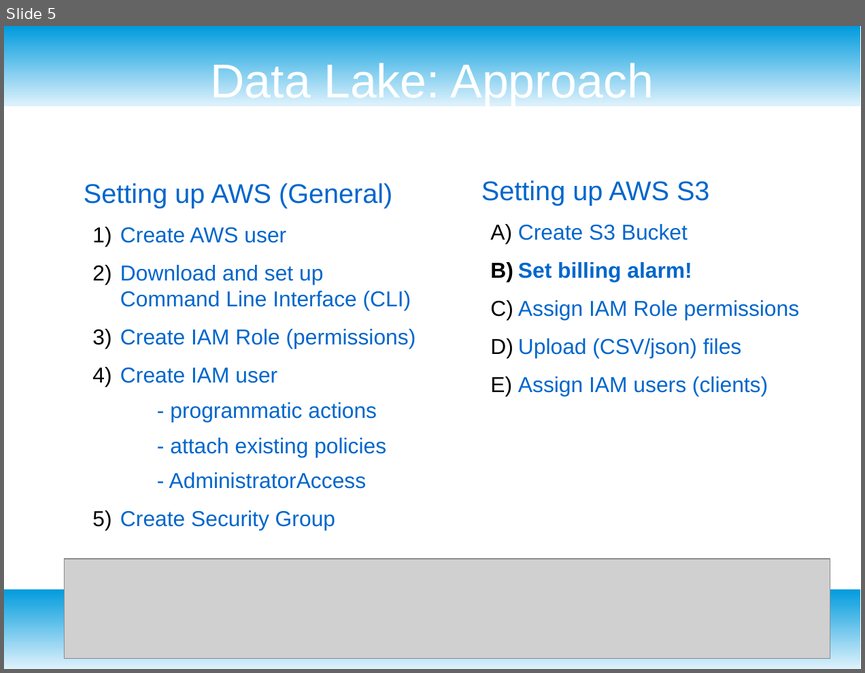
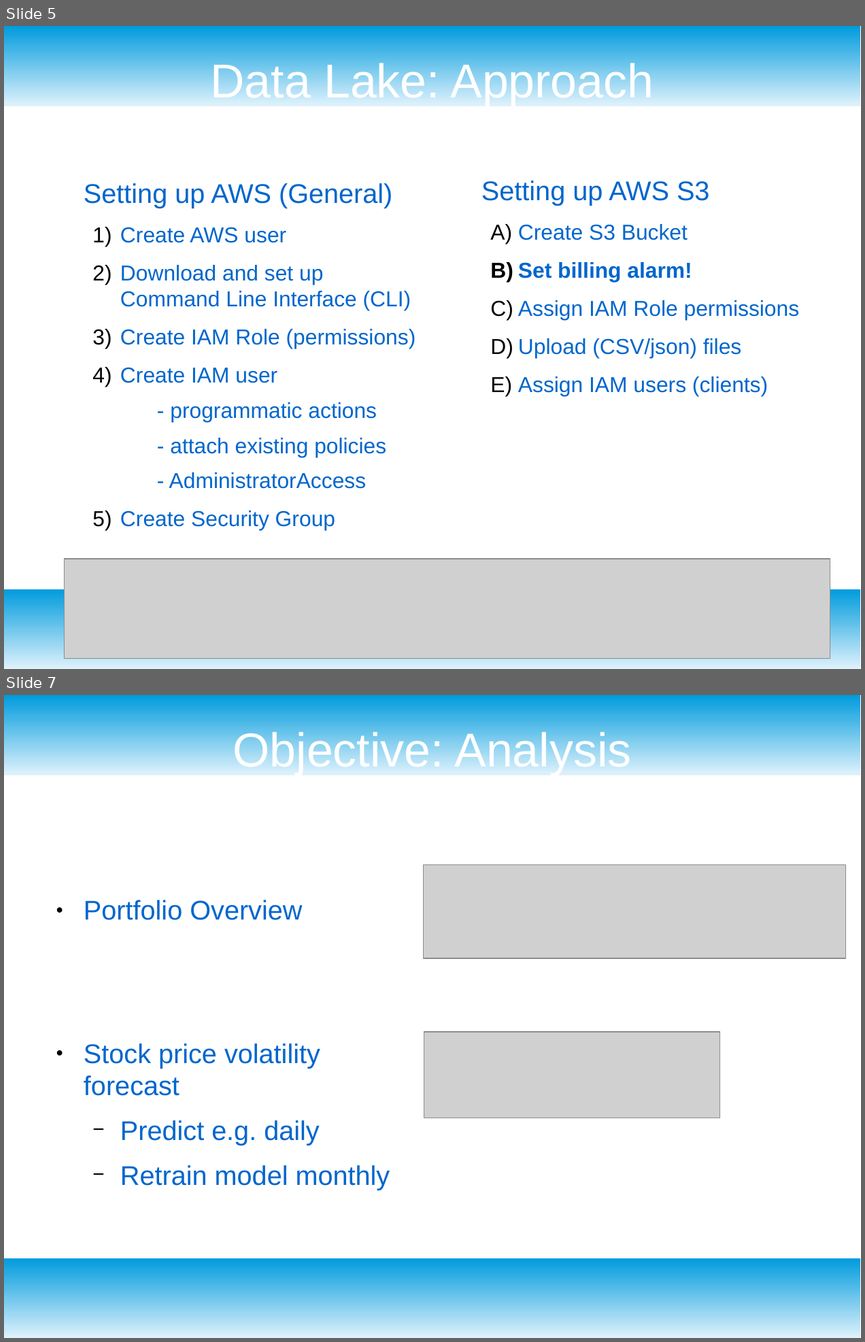
Before and after one commit to MartinBA741/finance_etl, a slide deck: presentation.odp. Shown one above the other, each under a label of ours: slide 5 before the commit, slides 5 and 7 after it; the slides between them are not shown. The pictures are 865x673 and 865x1342 pixels, drawn with LibreOffice and Linux fonts; fonts in the diff are those of the drawing; grey boxes stand for pictures. Boxes give left, top, right and bottom in pixels: in the first picture for what was removed or moved away, otherwise in the second. Text is boxed around its words. In the diff, an @@ line names an element or a change of style, - is before the commit and + after.

```diff
--- a/presentation.odp
+++ b/presentation.odp
@@ slide 7 added at (4, 695, 861, 1338), background #FFFFFF; not listed: 2 template elements that a slide beside it also shows @@
@@ title added at (233, 728, 631, 775), 44 pt, text #FFFFFF @@
+Objective: Analysis
@@ picture added at (423, 865, 845, 959) @@
@@ text added at (84, 900, 390, 1189), 25 pt, text #0066CC @@
+● Portfolio Overview
+● Stock price volatility forecast
+  − Predict e.g. daily
+  − Retrain model monthly
@@ picture added at (424, 1032, 720, 1118) @@
```
Also in this commit, not shown: 4 slides changed, 2 other slides added, 1 slide removed, 1 other file.
